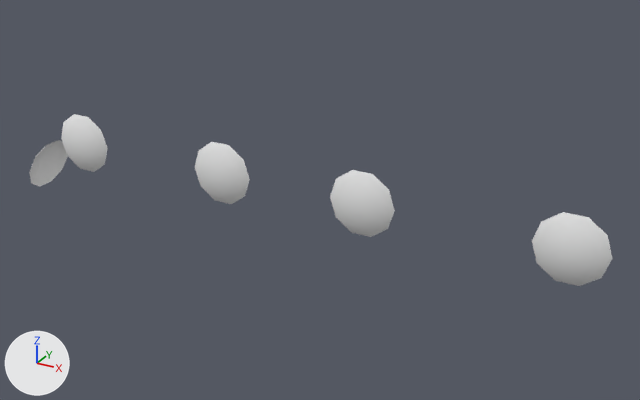
Renders of the COLLADA model binaries/data/mods/public/art/meshes/props/hele_stoa_props_b.dae from each side of a commit.
Before and after are seen from a camera (50 mm lens) standing at (0.292, -0.512, 0.357) and looking at (-0.018, 0.053, 0.075). Arrows for +X, +Y and +Z are at lower left; the lights stay in place. Where no turn or scale is listed for an object, it has been applied to the vertices.

Objects in the first picture: 'shield13-Pivot'.
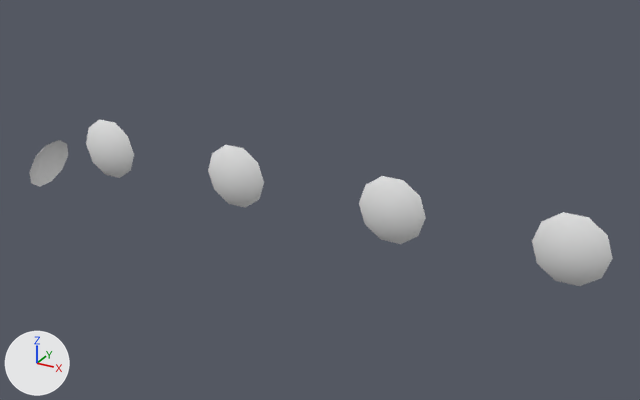
Boxes [x1, y1, x2, y2] around the edits, measured in the pictures (640 x 400 px; the box of a moved part takes in the faces that stretch with it):
'shield13-Pivot', reshaped
    before: [29, 114, 613, 286]
    after: [29, 119, 613, 286]
part 1 of me_shield13mesh, moved or reshaped
    before: [330, 170, 395, 237]
    after: [359, 176, 426, 244]
part 2 of me_shield13mesh, moved or reshaped
    before: [195, 142, 250, 204]
    after: [208, 145, 264, 208]
part 3 of me_shield13mesh, moved or reshaped
    before: [61, 114, 108, 172]
    after: [86, 119, 134, 178]

Edits to the bpy script that builds the scene:
```text
Change me_shield13mesh:
    where me_shield13mesh.from_pydata(...)  # 105 vertices, 150 faces; spans x -0.511..0.025, y -0.008..0.075, z -0.076..0.024
    used by ob_shield13_pivot; location = (0.19, 0.0024, 0.1045)
    me_shield13mesh part 1: the loose piece of 21 vertices spanning x -0.172..-0.122, y -0.008..0.0, z -0.024..0.024 is moved by (0.023, 0.0, 0.0)
    me_shield13mesh part 2: the loose piece of 21 vertices spanning x -0.291..-0.241, y -0.008..0.0, z -0.024..0.024 is moved by (0.013, 0.0, 0.0)
    me_shield13mesh part 3: the loose piece of 21 vertices spanning x -0.43..-0.379, y -0.008..0.0, z -0.024..0.024 is moved by (0.027, 0.0, 0.0)
```
